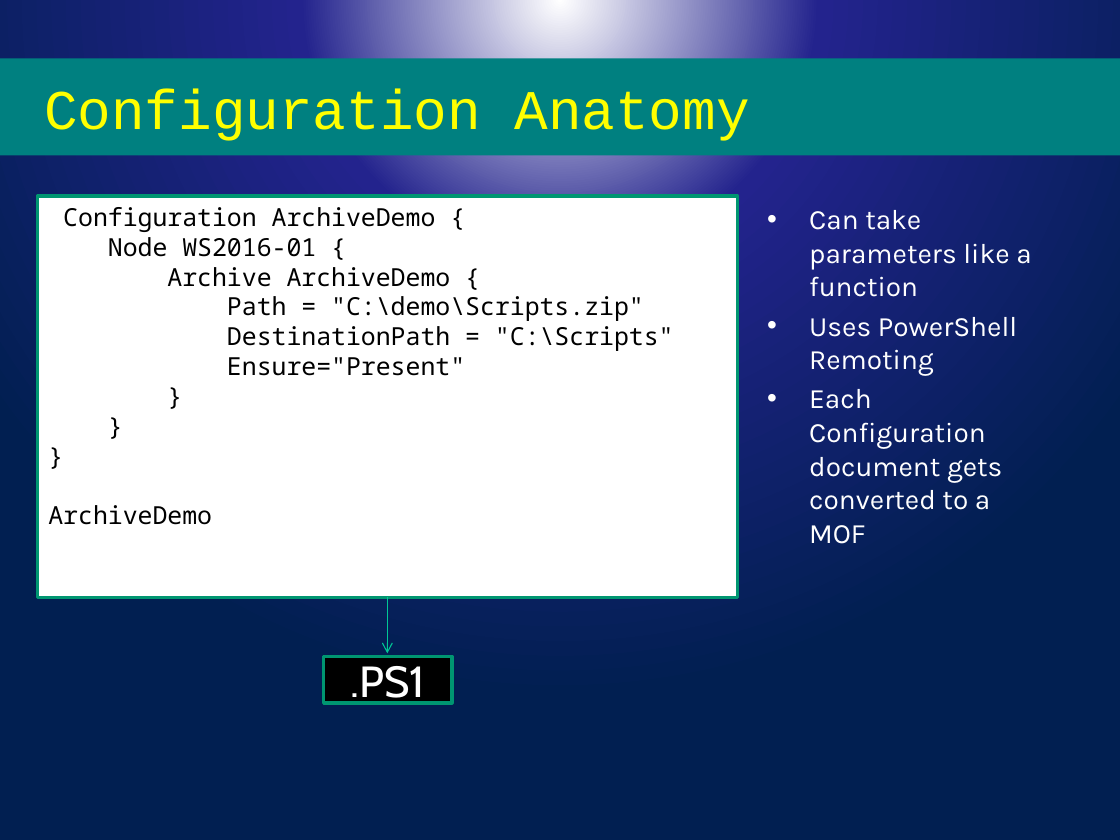
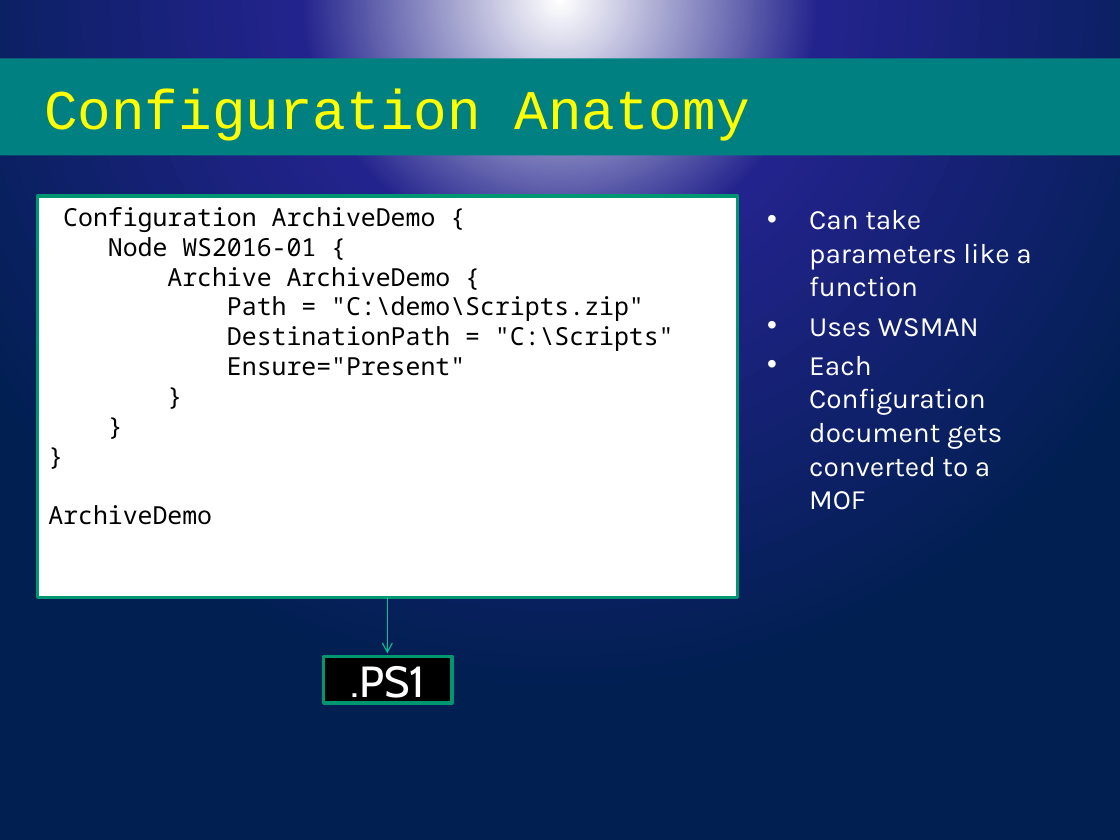
Before and after one commit to rchaganti/PSConfEU2017, a slide deck: slide 17 of WS1-DSCOverview/Slides.pptx (slide 15 before the commit). Drawn at 1120x840 pixels with LibreOffice and Linux fonts; fonts in the diff are those of the drawing; background and template pictures are left out. Boxes give left, top, right and bottom in pixels: in the first picture for what was removed or moved away, otherwise in the second. Text is boxed around its words. In the diff, an @@ line names an element or a change of style, - is before the commit and + after.

```diff
--- a/WS1-DSCOverview/Slides.pptx
+++ b/WS1-DSCOverview/Slides.pptx
@@ text at (809,318,979,337): text changed @@
-• Uses PowerShell Remoting
+• Uses WSMAN
```
Also in this commit, not shown: 6 other slides changed, 3 slides added, 1 slide removed, 1 other file.
